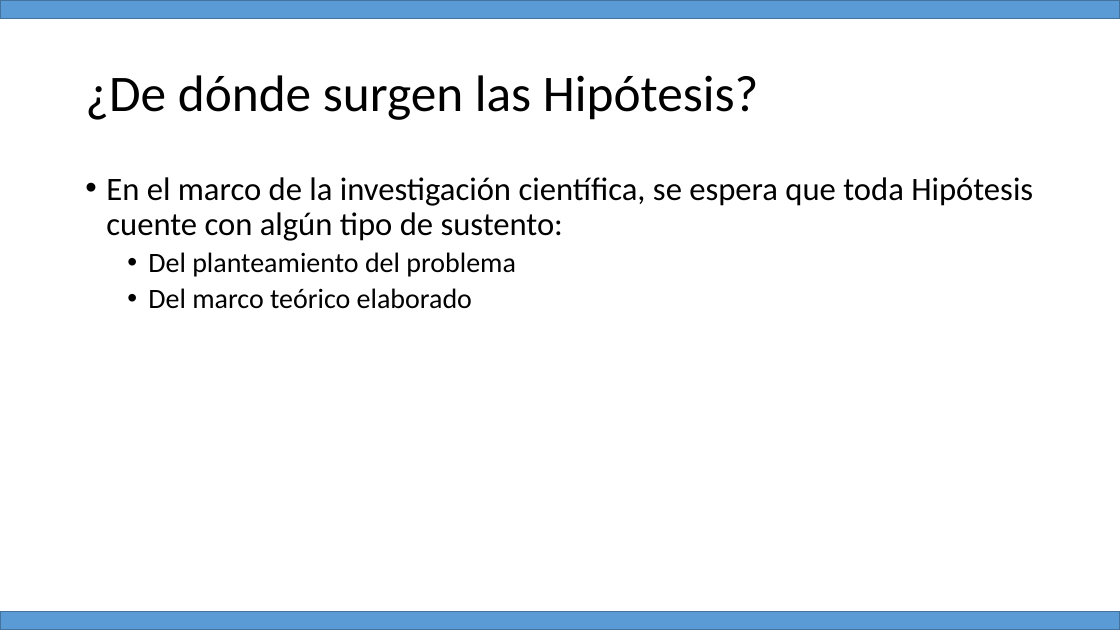
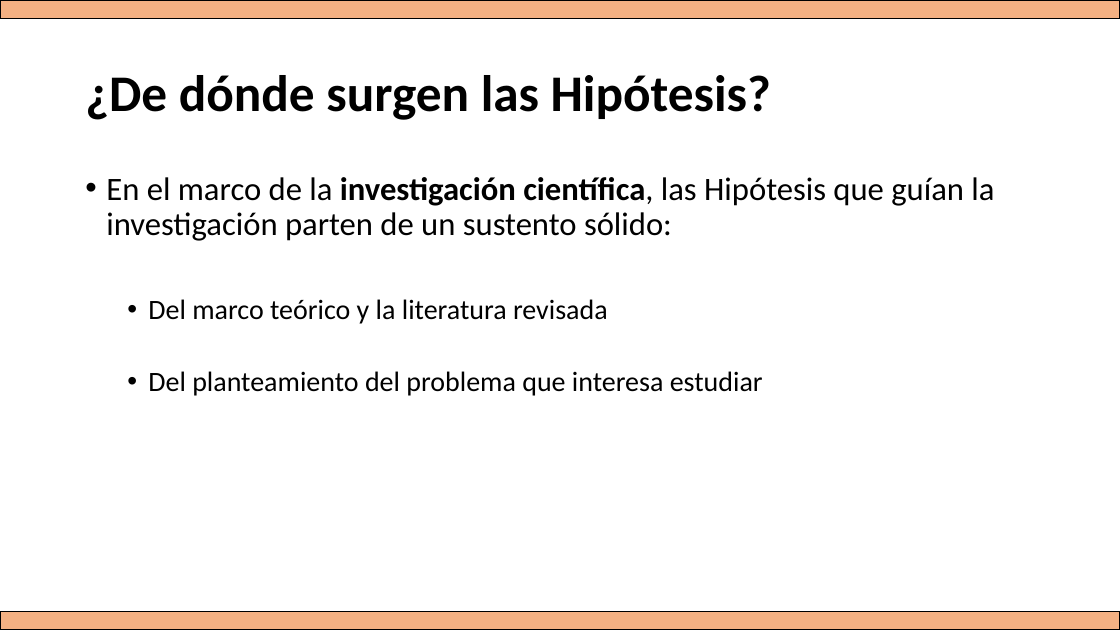
Before and after one commit to Adrifelcha/afchavez-019, a slide deck: slide 16 of JeanPiaget/ClaseMuestra/Hipotesis_Variables.pptx (slide 14 before the commit). Drawn at 1120x630 pixels with LibreOffice and Linux fonts; fonts in the diff are those of the drawing. Boxes give left, top, right and bottom in pixels: in the first picture for what was removed or moved away, otherwise in the second. Text is boxed around its words. In the diff, an @@ line names an element or a change of style, - is before the commit and + after.

```diff
--- a/JeanPiaget/ClaseMuestra/Hipotesis_Variables.pptx
+++ b/JeanPiaget/ClaseMuestra/Hipotesis_Variables.pptx
@@ rectangle at [0, 0, 1120, 18]: fill #5B9BD5 to #F4B183; outline #43739E 1 pt to #000000 1 pt @@
@@ title "¿De dónde surgen las Hipótesis?" at [85, 75, 771, 120]: bold on @@
@@ text at [106, 177, 994, 396]: text changed @@
-• En el marco de la investigación científica, se espera que toda Hipótesis cuente con algún tipo de sustento:
-  • Del planteamiento del problema
-  • Del marco teórico elaborado
+• En el marco de la investigación científica, las Hipótesis que guían la investigación parten de un sustento sólido:
+  • Del marco teórico y la literatura revisada
+  • Del planteamiento del problema que interesa estudiar
@@ rectangle at [0, 612, 1120, 630]: fill #5B9BD5 to #F4B183; outline #43739E 1 pt to #000000 1 pt @@
```
Also in this commit, not shown: 10 other slides changed, 3 slides added, 2 slides removed.
